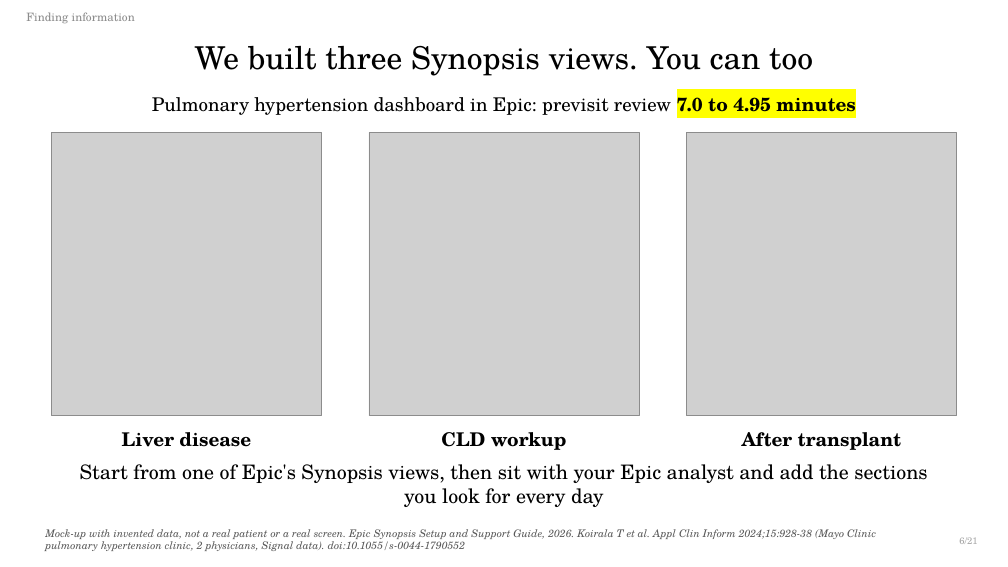
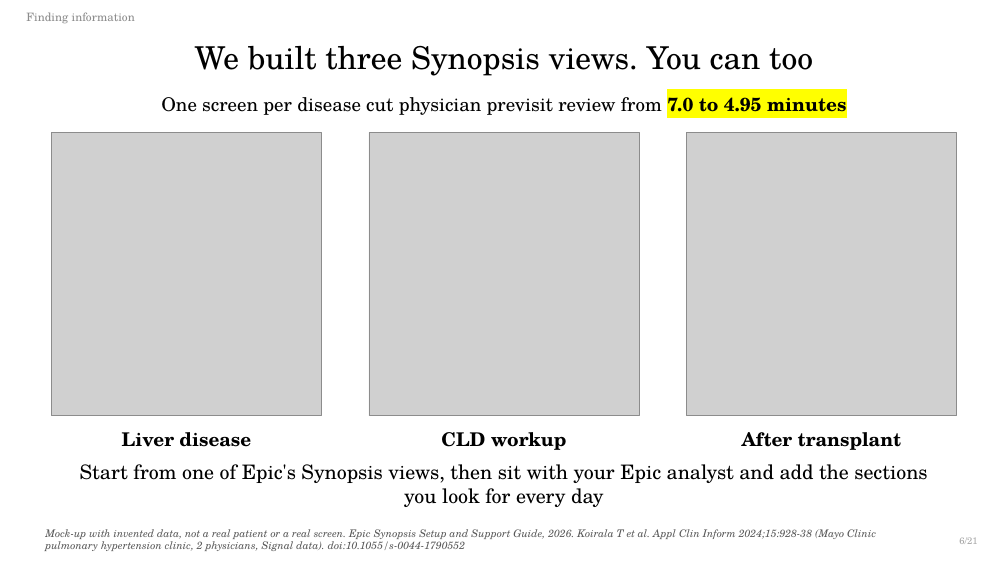
Before and after one commit to qaddodi/mohammad-almeqdadi-lectures, a slide deck: slide 10 of lectures/ehr-tools-tlm-2026/Epically Efficient EHR Tools.pptx. Drawn at 1008x567 pixels with LibreOffice and Linux fonts; fonts in the diff are those of the drawing; grey boxes stand for pictures. Boxes give left, top, right and bottom in pixels: in the first picture for what was removed or moved away, otherwise in the second. Text is boxed around its words. In the diff, an @@ line names an element or a change of style, - is before the commit and + after.

```diff
--- a/lectures/ehr-tools-tlm-2026/Epically Efficient EHR Tools.pptx
+++ b/lectures/ehr-tools-tlm-2026/Epically Efficient EHR Tools.pptx
@@ text at (x1=161, y1=97, x2=846, y2=115): text changed @@
-Pulmonary hypertension dashboard in Epic: previsit review 7.0 to 4.95 minutes
+One screen per disease cut physician previsit review from 7.0 to 4.95 minutes
```
Also in this commit, not shown: 4 other files.
